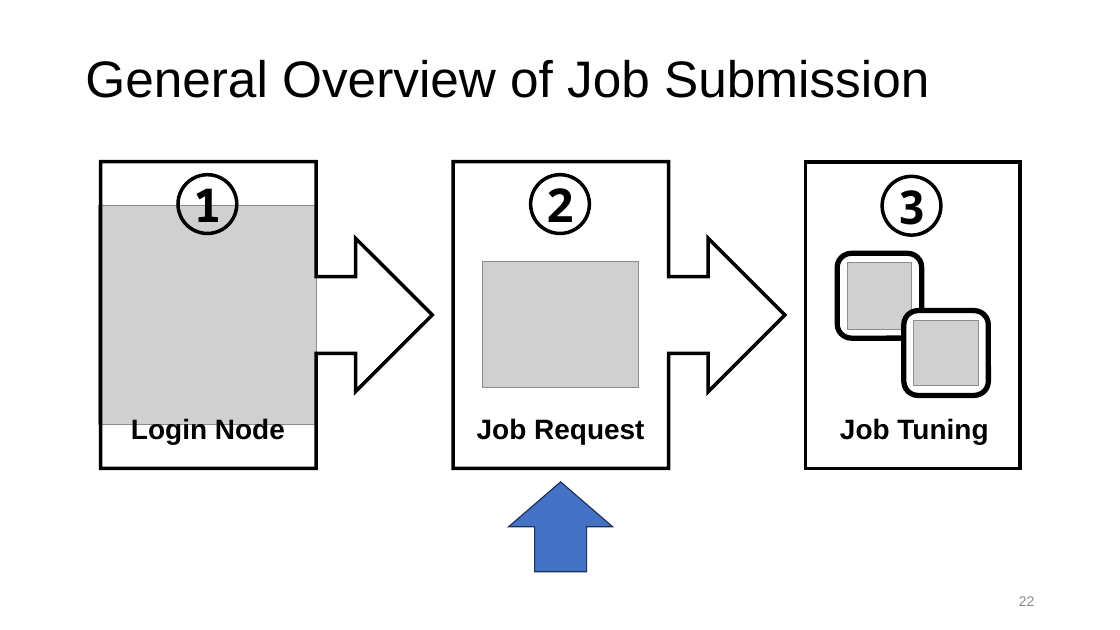
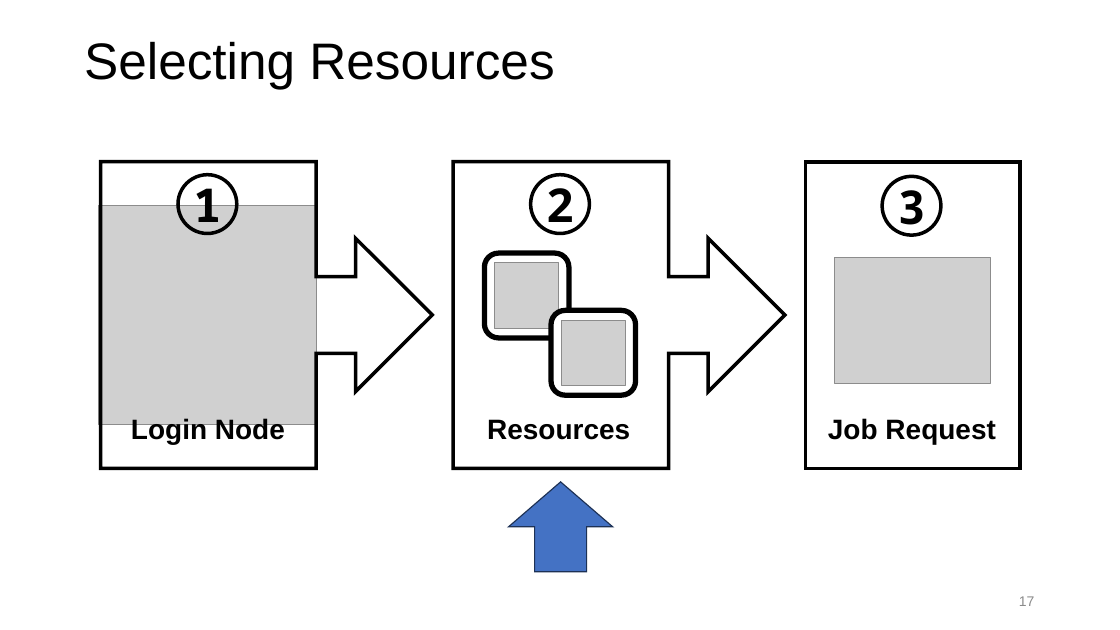
Before and after one commit to ResearchComputing/Getting_Started_With_Research_Computing, a slide deck: slide 17 of Command_Line_And_Job_Scheduling.pptx (slide 22 before the commit). Drawn at 1120x630 pixels with LibreOffice and Linux fonts; fonts in the diff are those of the drawing; grey boxes stand for pictures; background and template pictures are left out. Boxes give left, top, right and bottom in pixels: in the first picture for what was removed or moved away, otherwise in the second. Text is boxed around its words. In the diff, an @@ line names an element or a change of style, - is before the commit and + after.

Commit message:
reorganize content so that it goes from login nodes to the available resources to requesting a job

```diff
--- a/Command_Line_And_Job_Scheduling.pptx
+++ b/Command_Line_And_Job_Scheduling.pptx
@@ title added at bbox=[84, 41, 554, 89], 44 pt, text #000000 @@
+Selecting Resources
@@ title removed at bbox=[85, 59, 929, 98] @@
-General Overview of Job Submission
@@ rounded rectangle: place and size @@
-rounded rectangle at bbox=[838, 254, 923, 339]
+rounded rectangle at bbox=[485, 253, 570, 338]
@@ picture added at bbox=[495, 262, 559, 329] @@
@@ picture: place and size @@
-picture at bbox=[482, 261, 639, 386]
+picture at bbox=[835, 258, 991, 383]
@@ picture removed at bbox=[848, 262, 912, 329] @@
@@ rounded rectangle: place and size @@
-rounded rectangle at bbox=[904, 311, 989, 396]
+rounded rectangle at bbox=[551, 310, 636, 395]
@@ picture added at bbox=[561, 321, 626, 386] @@
@@ picture removed at bbox=[914, 321, 979, 386] @@
@@ text added at bbox=[487, 419, 630, 440], 24 pt, text #000000, bold @@
+Resources
@@ text "Job Request": place and size @@
-text "Job Request" at bbox=[477, 418, 644, 444]
+text "Job Request" at bbox=[828, 418, 995, 444]
@@ text removed at bbox=[840, 418, 988, 444] @@
-Job Tuning
@@ page number at bbox=[1019, 596, 1035, 606]: text changed @@
-22
+17
```
Also in this commit, not shown: 20 other slides changed, 11 slides added, 17 slides removed, 1 other file.
